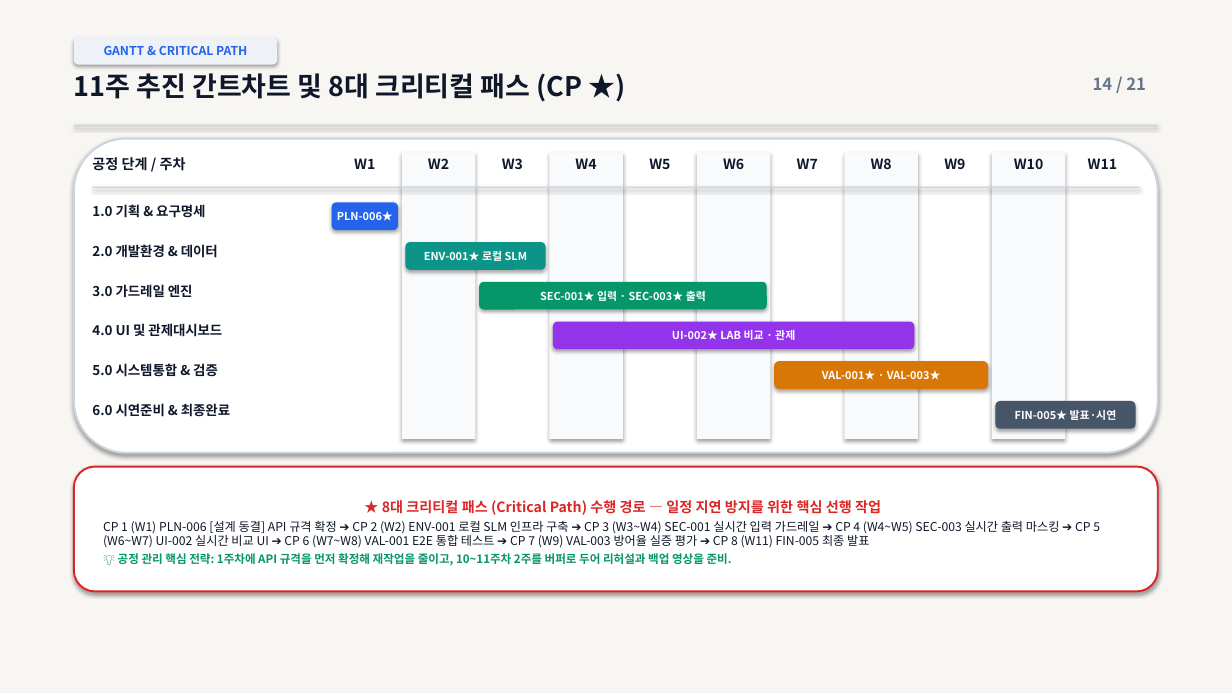
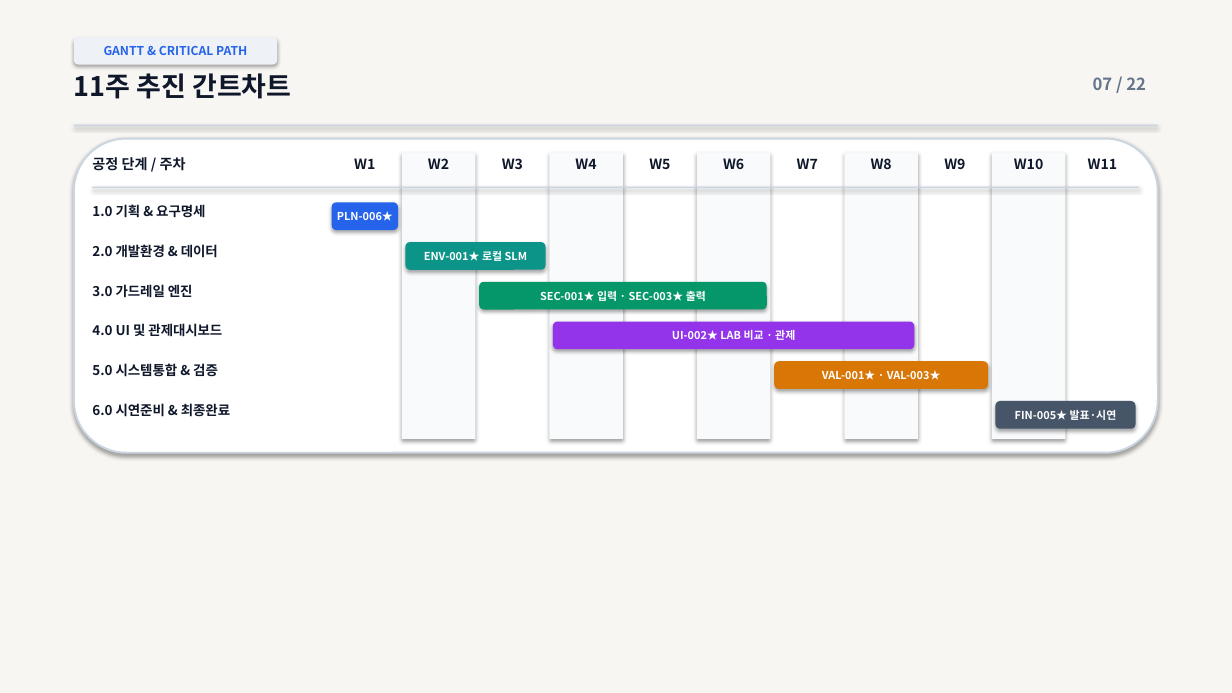
Before and after one commit to vcckm12/CMD_project_01, a slide deck: slide 7 of docs/presentation/final/발표자료.pptx (slide 14 before the commit). Drawn at 1232x693 pixels with LibreOffice and Linux fonts; fonts in the diff are those of the drawing. Boxes give left, top, right and bottom in pixels: in the first picture for what was removed or moved away, otherwise in the second. Text is boxed around its words. In the diff, an @@ line names an element or a change of style, - is before the commit and + after.

```diff
--- a/docs/presentation/final/발표자료.pptx
+++ b/docs/presentation/final/발표자료.pptx
@@ text at box(74, 73, 291, 99): text changed @@
-11주 추진 간트차트 및 8대 크리티컬 패스 (CP ★)
+11주 추진 간트차트
@@ text at box(1093, 77, 1146, 90): text changed @@
-14 / 21
+07 / 22
@@ rounded rectangle removed at box(74, 467, 1158, 592) @@
-★ 8대 크리티컬 패스 (Critical Path) 수행 경로 — 일정 지연 방지를 위한 핵심 선행 작업
-CP 1 (W1) PLN-006 [설계 동결] API 규격 확정 ➔ CP 2 (W2) ENV-001 로컬 SLM 인프라 구축 ➔ CP 3 (W3~W4) SEC-001 실시간 입력 가드레일 ➔ CP 4 (W4~W5) SEC-003 실시간 출력 마스킹 ➔ CP 5 (W6~W7) UI-002 실시간 비교 UI ➔ CP 6 (W7~W8) VAL-001 E2E 통합 테스트 ➔ CP 7 (W9) VAL-003 방어율 실증 평가 ➔ CP 8 (W11) FIN-005 최종 발표
-💡 공정 관리 핵심 전략: 1주차에 API 규격을 먼저 확정해 재작업을 줄이고, 10~11주차 2주를 버퍼로 두어 리허설과 백업 영상을 준비.
```
Also in this commit, not shown: 15 other slides changed, 6 slides added, 4 slides removed, 4 other files.
